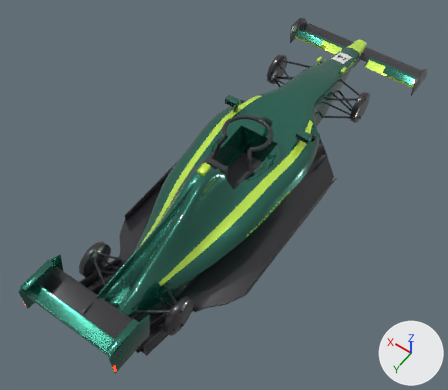
What one commit did to the Blender file content/cars/ashton-marvin-amr26/ashton_amr26.blend.
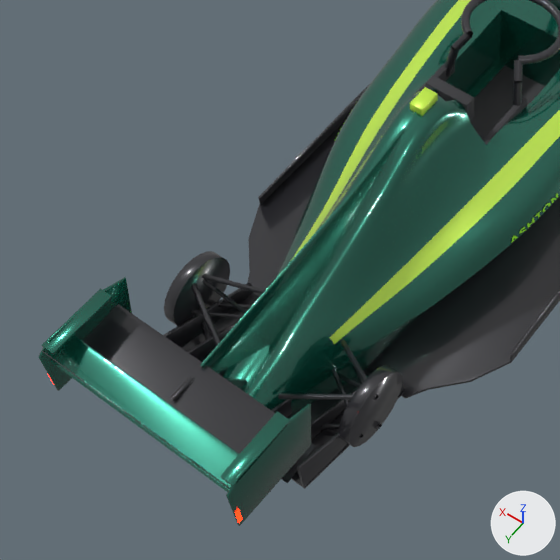
Each version appears first whole from a camera (50 mm lens) standing at (-2.39, 3.66, 5.53) and looking at (0.03, 0.27, 0.21), and next in a close-up on the part from 0% to 60% of the width and 31% to 100% of the height. Every picture has the same lights, and +X, +Y and +Z are marked at lower right. The first two pictures are the older version.

Objects in the first close-up: 'ashton_amr26'.
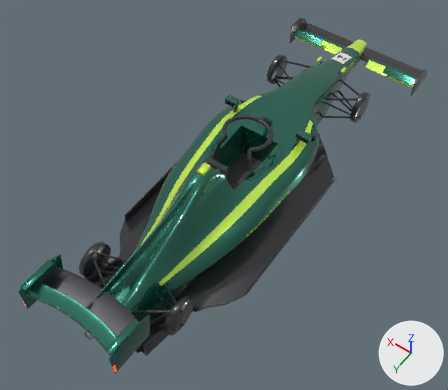
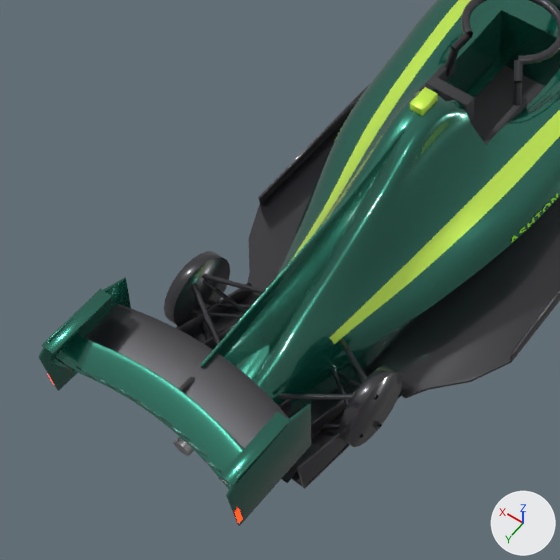
The change, as a diff of the scene's bpy script:
```diff
--- a/content/cars/ashton-marvin-amr26/ashton_amr26.blend.py
+++ b/content/cars/ashton-marvin-amr26/ashton_amr26.blend.py
@@ me_ashton_amr26 @@
 # used by ob_ashton_amr26; location = (0.0, 0.0, 0.0)
-me_ashton_amr26.from_pydata(...)  # 22527 vertices, 20648 faces; spans x -0.91..0.91, y -3.02..2.56, z 0.0..1.03
+me_ashton_amr26.from_pydata(...)  # 24157 vertices, 22263 faces; spans x -0.91..0.91, y -3.02..2.56, z 0.0..1.03
+# me_ashton_amr26 part 1: the loose piece of 56 vertices spanning x -0.5..0.5, y 2.54..2.55, z 0.93..0.94 is scaled about its middle by (0.1, 1, 1), then moved by (-0.45, -0.03, -0.1)
+# me_ashton_amr26 part 2: a new loose piece of 68 vertices spanning x -0.1..0.1, y 2.45..2.46, z 0.82..0.84, in mat_car_carbon (dark grey #303035)
+# me_ashton_amr26 part 3: 1170 vertices added at x -0.44..0.44, y 2.09..2.51, z 0.77..0.87
+# other edits to the shape of me_ashton_amr26 do not show in these pictures
 me_ashton_amr26.materials.append(mat_car_paint)
```

What differs and where, as boxes (x1, y1, x2, y2) in the close-ups (560 x 560 px; the box of a moved part takes in the faces that stretch with it):
part 1 of me_ashton_amr26, moved or reshaped
    before: (42, 351, 230, 488)
    after: (218, 477, 231, 487)
part 2 of me_ashton_amr26, added
    after: (135, 399, 172, 426)
part 3 of me_ashton_amr26, added
    after: (52, 304, 289, 489)
